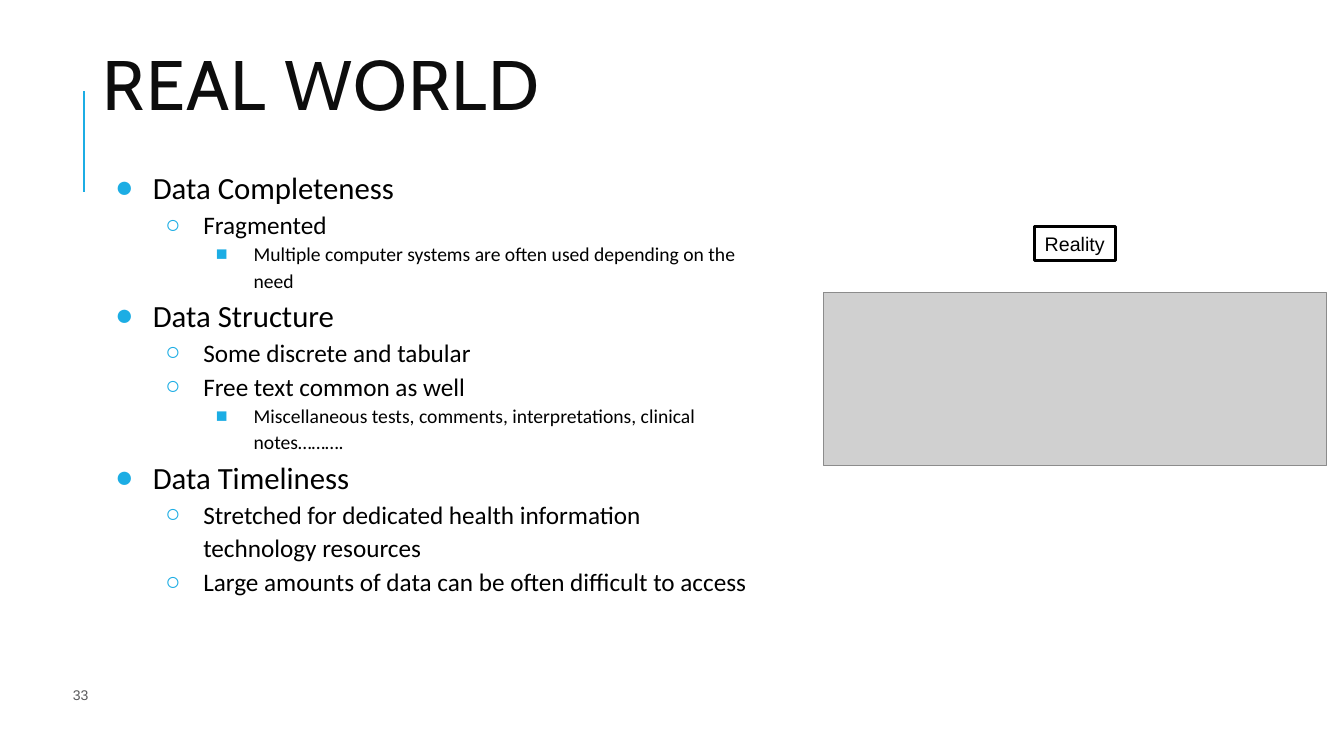
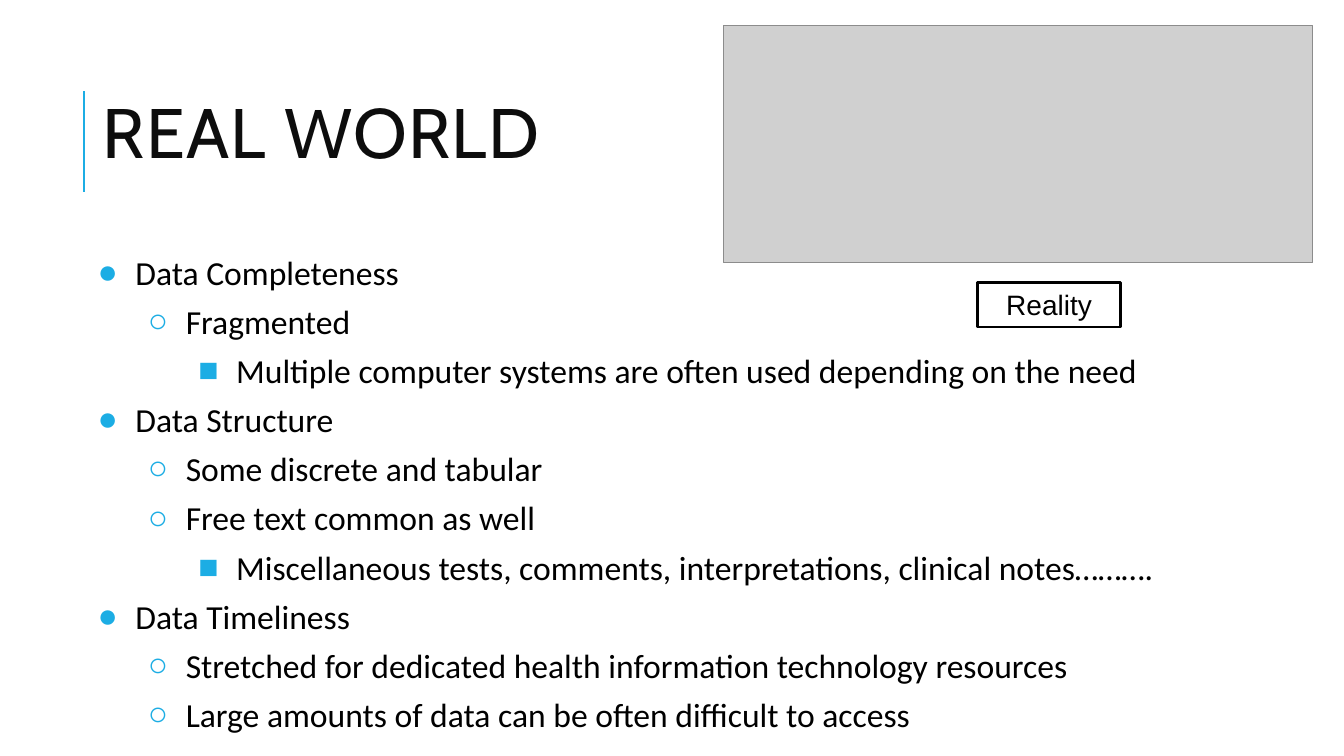
Before and after one commit to pcmathias/MSACL-data-literacy, a slide deck: slide 36 of presentations/DS 100 - Data Literacy and Management Basics.pptx (slide 33 before the commit). Drawn at 1344x756 pixels with LibreOffice and Linux fonts; fonts in the diff are those of the drawing; grey boxes stand for pictures; background and template pictures are left out. Boxes give left, top, right and bottom in pixels: in the first picture for what was removed or moved away, otherwise in the second. Text is boxed around its words. In the diff, an @@ line names an element or a change of style, - is before the commit and + after.

```diff
--- a/presentations/DS 100 - Data Literacy and Management Basics.pptx
+++ b/presentations/DS 100 - Data Literacy and Management Basics.pptx
@@ picture: place and size @@
-picture at bbox=[824, 292, 1327, 466]
+picture at bbox=[723, 25, 1313, 263]
@@ title "REAL WORLD": place and size @@
-title "REAL WORLD" at bbox=[102, 60, 539, 111]
+title "REAL WORLD" at bbox=[102, 108, 539, 159]
@@ text "Data Completeness": place and size @@
-text "Data Completeness" at bbox=[153, 177, 746, 596]
+text "Data Completeness" at bbox=[135, 261, 1153, 733]
@@ text "Data Completeness" at bbox=[135, 261, 1153, 733]: size 22 to 24 pt in "Data Completeness", "Data Structure", "Data Timeliness"; size 18 to 24 pt in "Fragmented", "Some discrete and tabular", "Free text common as well", "Stretched for dedicated health information technology resour ..." and 1 more places; size 14 to 24 pt in "Multiple computer systems are often used depending ...", "Miscellaneous tests, comments, interpretations, clinical not ..."; line spacing 1.12 to 1.22 @@
@@ rectangle "Reality": place and size @@
-rectangle "Reality" at bbox=[1034, 227, 1115, 261]
+rectangle "Reality" at bbox=[978, 283, 1121, 328]
@@ rectangle "Reality" at bbox=[978, 283, 1121, 328]: size 14 to 20 pt; alignment left to centre @@
@@ page number removed at bbox=[73, 690, 89, 700] @@
-33
```
Also in this commit, not shown: 13 other slides changed, 10 slides added.
